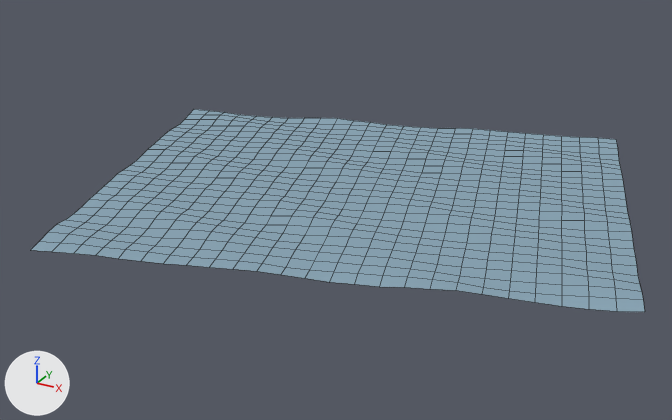
The FBX model unity_project/Assets/Media/Environment/Water/water_001.fbx as it was, and as the next commit left it.
Both versions are drawn from a 50 mm camera at (3.65, -7.32, 3.36) aimed at (-0.21, -0.32, -0.14). Every picture has the same lights, and +X, +Y and +Z are marked at lower left. Mesh edges are drawn as thin lines. Where no turn or scale is listed for an object, it has been applied to the vertices.

The first picture shows 'water_geo1'.
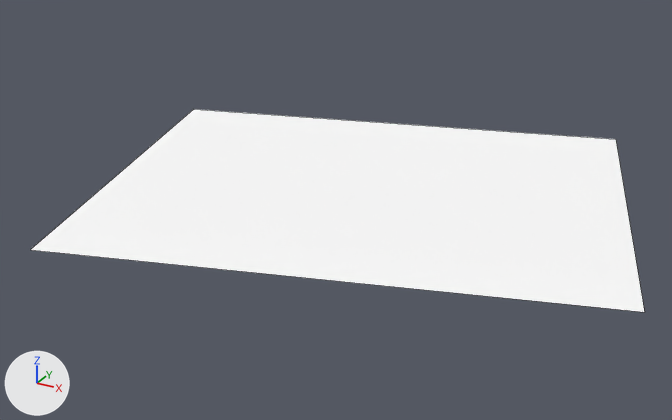
Location of each change, (x1, y1, x2, y2) in pixels of the pictures (672 x 420 px):
part 1 of me_mesh, deleted (blue): before (31, 109, 645, 312)

Diff of the bpy script that builds the scene:
```diff
--- a/unity_project/Assets/Media/Environment/Water/water_001.fbx.py
+++ b/unity_project/Assets/Media/Environment/Water/water_001.fbx.py
@@ mat_water_exp_mat @@
+mat_water_exp_mat = principled_material('Water_Exp_mat')
+mat_water_exp_mat.base_color = (1.0, 1.0, 1.0)  # white #ffffff
+mat_water_exp_mat.roughness = 0.888
@@ me_mesh @@
 # used by ob_water_geo1; location = (-0.021, -0.113, 0.02)
-me_mesh.from_pydata(...)  # 676 vertices, 625 faces; spans x -2.81..2.81, y -2.48..2.48, z 0.02..0.06
-me_mesh.materials.append(mat_blinn1)  # blue #87a3b4
+me_mesh.from_pydata(...)  # 4 vertices, 1 face; spans x -2.81..2.81, y -2.48..2.48, z 0.03..0.05
+# me_mesh part 1: 672 vertices removed from x -2.77..2.77, y -2.42..2.42, z 0.02..0.06
+me_mesh.materials.append(mat_water_exp_mat)  # white #ffffff
```
